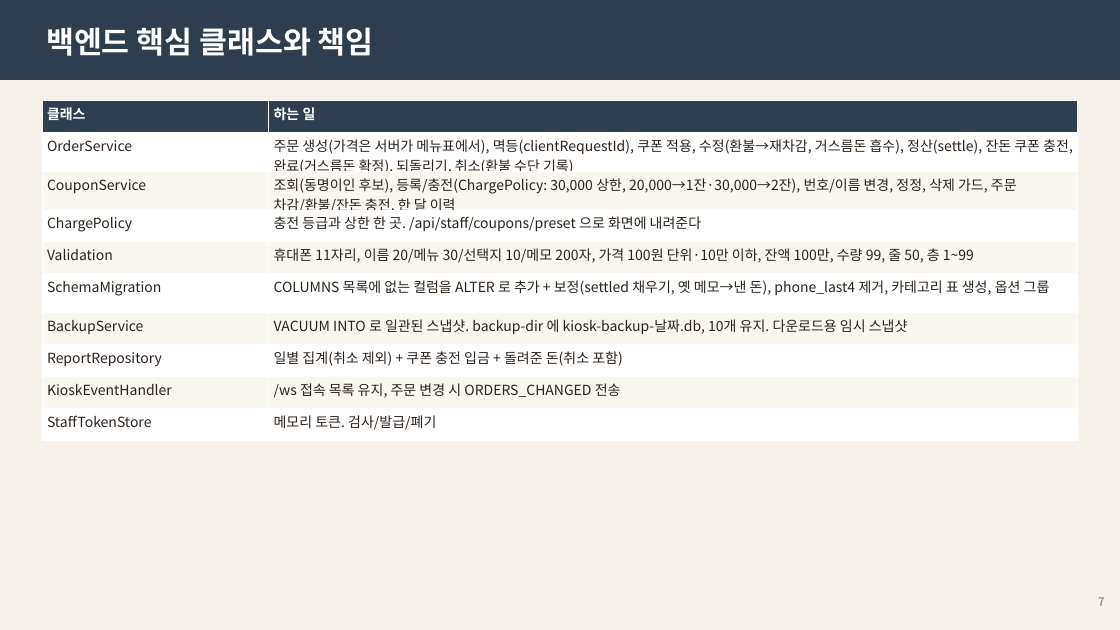
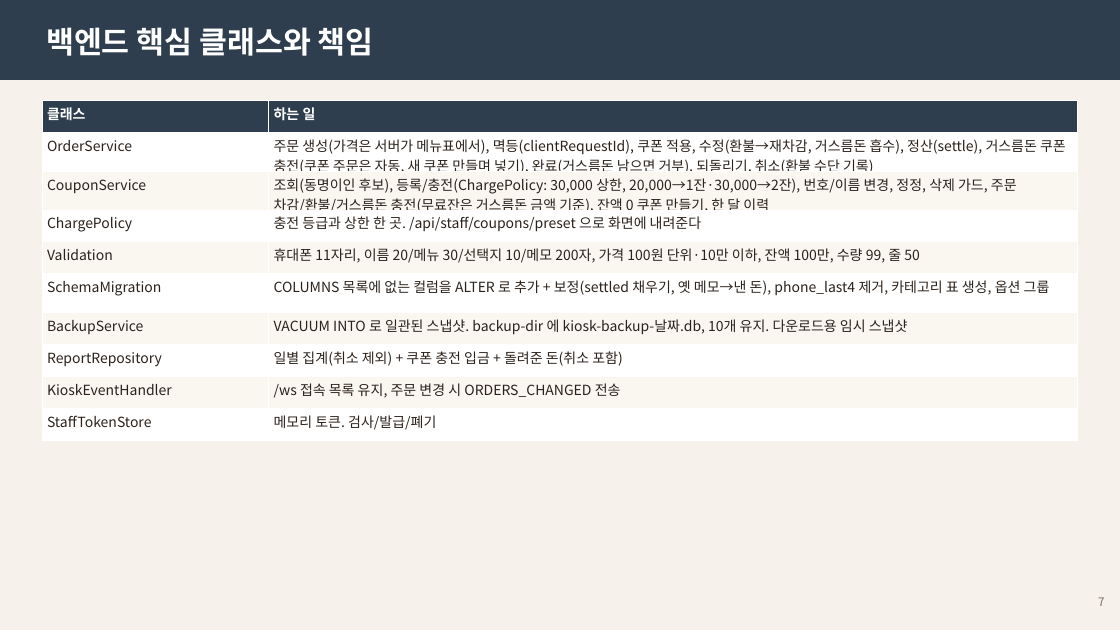
Before and after one commit to Danjjinbibbang/shine_kiosk, a slide deck: slide 7 of docs/manual/열린카페-운영자매뉴얼.pptx. Drawn at 1120x630 pixels with LibreOffice and Linux fonts; fonts in the diff are those of the drawing. Boxes give left, top, right and bottom in pixels: in the first picture for what was removed or moved away, otherwise in the second. Text is boxed around its words. In the diff, an @@ line names an element or a change of style, - is before the commit and + after.

```diff
--- a/docs/manual/열린카페-운영자매뉴얼.pptx
+++ b/docs/manual/열린카페-운영자매뉴얼.pptx
@@ table at [42, 101, 1079, 434] @@
-row 2, column 2: 주문 생성(가격은 서버가 메뉴표에서), 멱등(clientRequestId), 쿠폰 적용, 수정(환불→재차감, 거스름돈 흡수), 정산(settle), 잔돈 쿠폰 충전, 완료(거스름돈 확정), 되돌리기, 취소(환불 수단 기록)
+row 2, column 2: 주문 생성(가격은 서버가 메뉴표에서), 멱등(clientRequestId), 쿠폰 적용, 수정(환불→재차감, 거스름돈 흡수), 정산(settle), 거스름돈 쿠폰 충전(쿠폰 주문은 자동, 새 쿠폰 만들며 넣기), 완료(거스름돈 남으면 거부), 되돌리기, 취소(환불 수단 기록)
-row 3, column 2: 조회(동명이인 후보), 등록/충전(ChargePolicy: 30,000 상한, 20,000→1잔·30,000→2잔), 번호/이름 변경, 정정, 삭제 가드, 주문 차감/환불/잔돈 충전, 한 달 이력
+row 3, column 2: 조회(동명이인 후보), 등록/충전(ChargePolicy: 30,000 상한, 20,000→1잔·30,000→2잔), 번호/이름 변경, 정정, 삭제 가드, 주문 차감/환불/거스름돈 충전(무료잔은 거스름돈 금액 기준), 잔액 0 쿠폰 만들기, 한 달 이력
-row 5, column 2: 휴대폰 11자리, 이름 20/메뉴 30/선택지 10/메모 200자, 가격 100원 단위·10만 이하, 잔액 100만, 수량 99, 줄 50, 층 1~99
+row 5, column 2: 휴대폰 11자리, 이름 20/메뉴 30/선택지 10/메모 200자, 가격 100원 단위·10만 이하, 잔액 100만, 수량 99, 줄 50
```
Also in this commit, not shown: 7 other slides changed, 43 other files.
